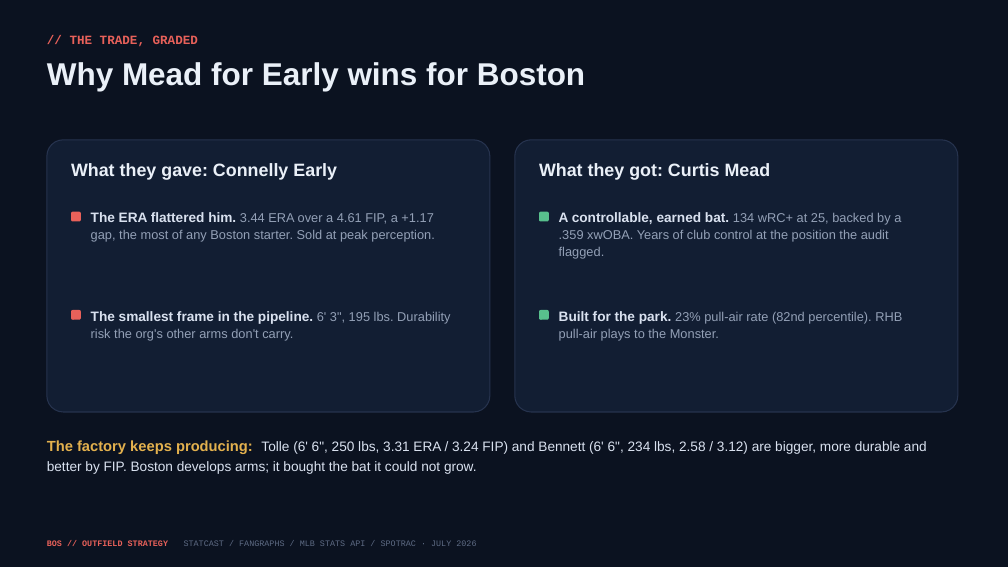
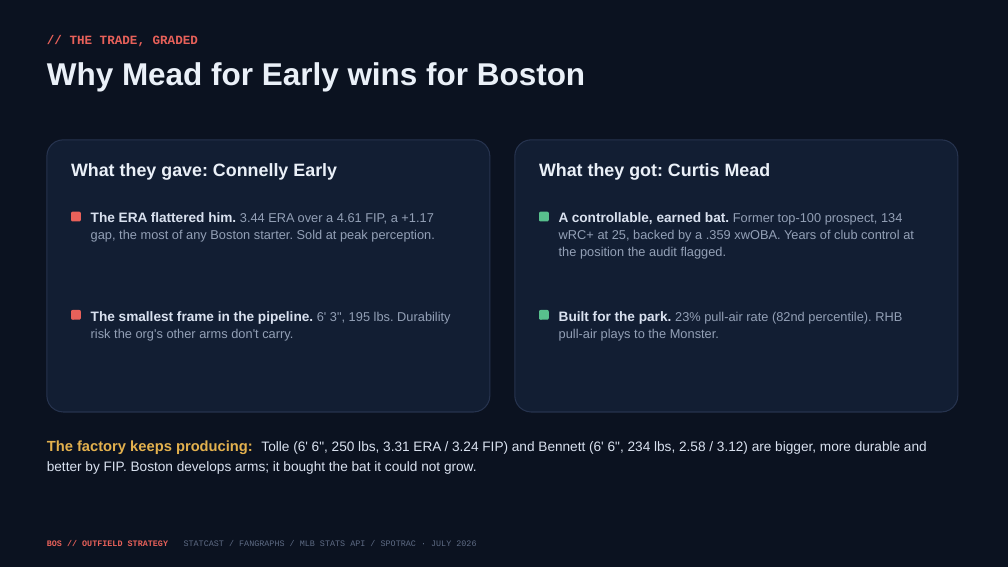
Before and after one commit to justinloo12/jarren-duran-outlier-analysis, a slide deck: slide 16 of outputs/Red_Sox_Trade_Deadline.pptx. Drawn at 1008x567 pixels with LibreOffice and Linux fonts; fonts in the diff are those of the drawing. Boxes give left, top, right and bottom in pixels: in the first picture for what was removed or moved away, otherwise in the second. Text is boxed around its words. In the diff, an @@ line names an element or a change of style, - is before the commit and + after.

```diff
--- a/outputs/Red_Sox_Trade_Deadline.pptx
+++ b/outputs/Red_Sox_Trade_Deadline.pptx
@@ text at (x1=559, y1=212, x2=914, y2=259): text changed @@
-A controllable, earned bat. 134 wRC+ at 25, backed by a .359 xwOBA. Years of club control at the position the audit flagged.
+A controllable, earned bat. Former top-100 prospect, 134 wRC+ at 25, backed by a .359 xwOBA. Years of club control at the position the audit flagged.
```
Also in this commit, not shown: 1 other slide changed, 6 other files.
